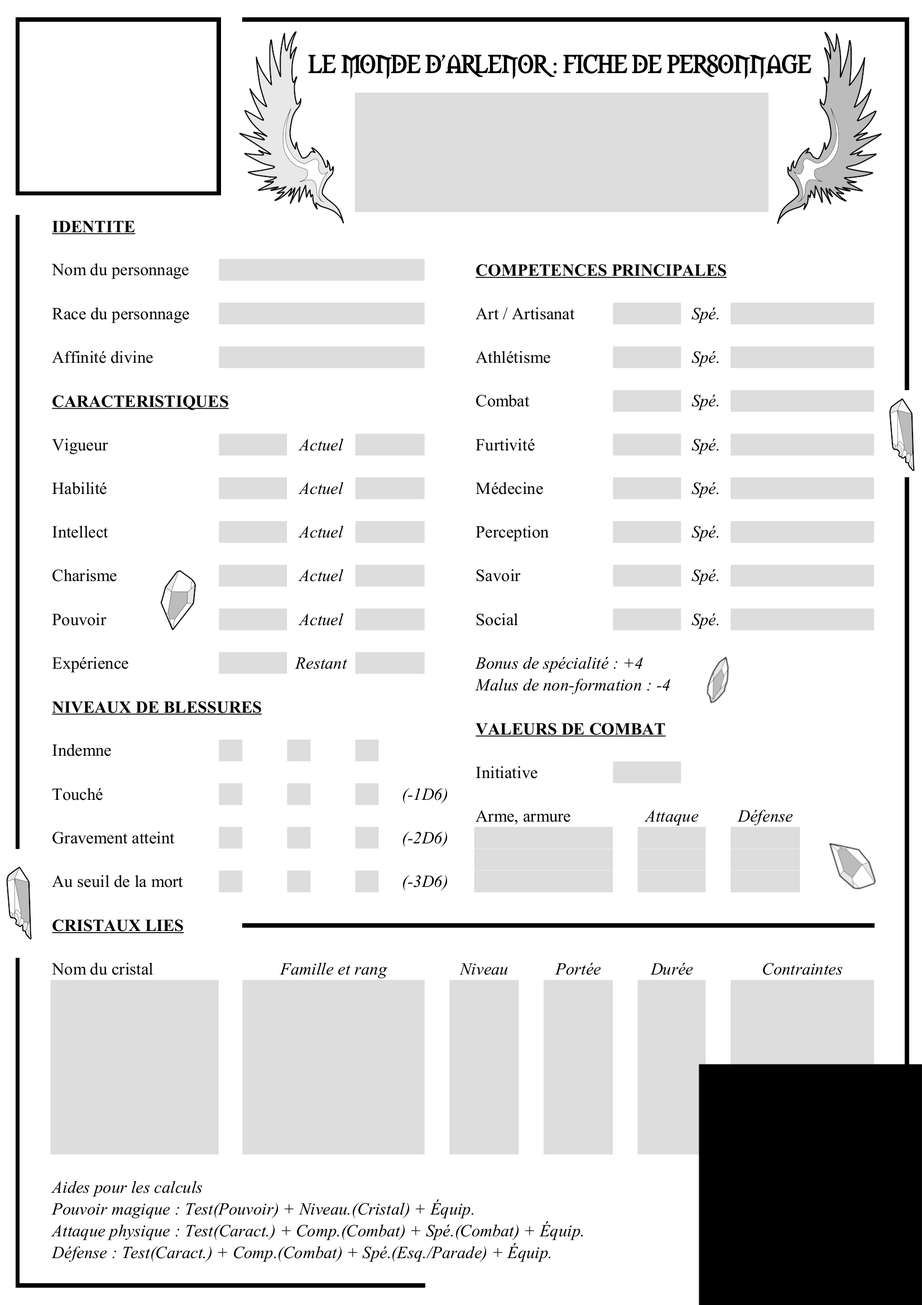
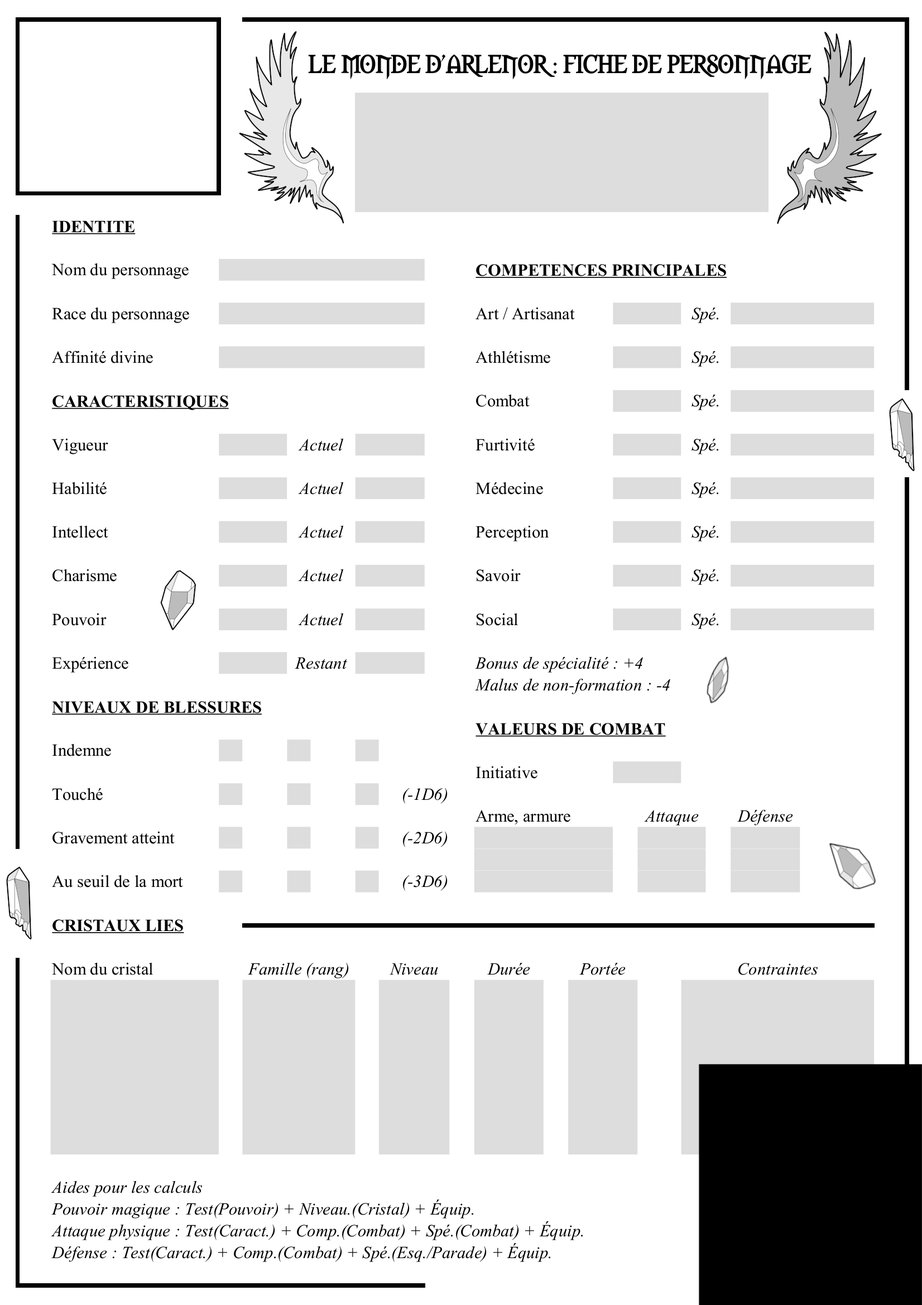
Layered file, before and after one edit (922 x 1305). Changes by layer:
removed layer "Fiche_PersoVide.pdf #2" over [247, 962, 843, 1155]
painted on "Fiche_PersoVide.pdf #1" over [247, 962, 843, 1155]
removed layer "Fiche_PersoVide.pdf" over [247, 962, 843, 1155]
